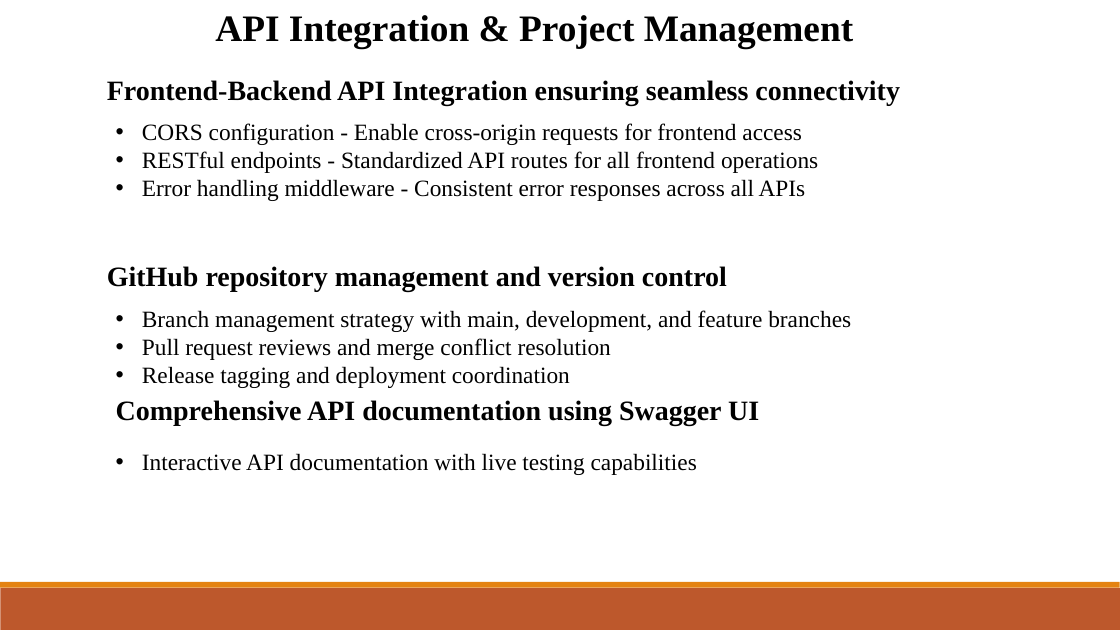
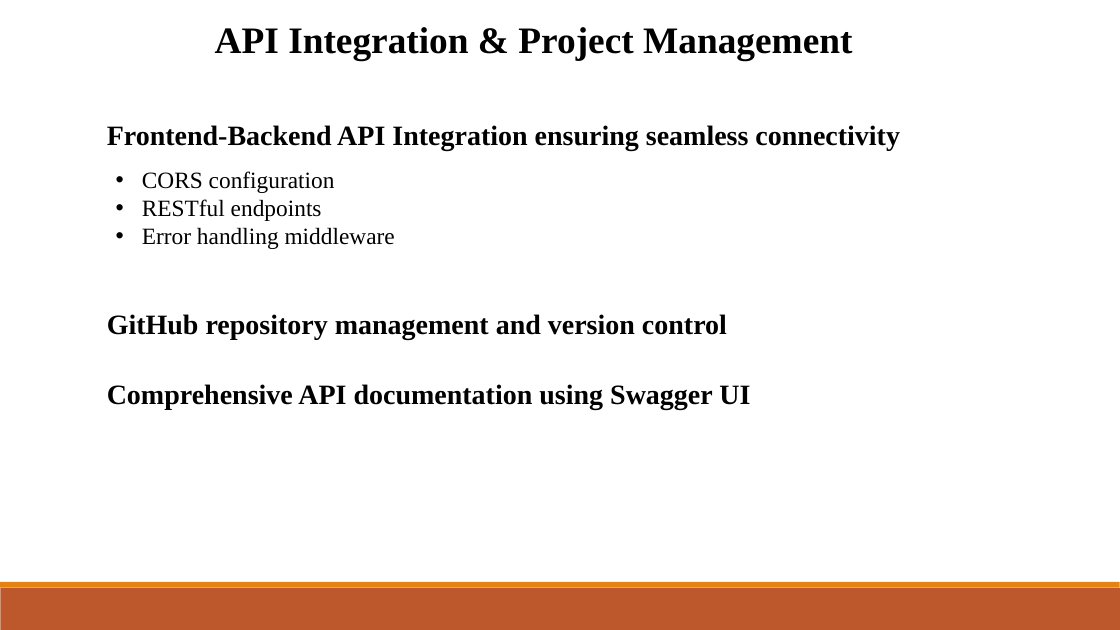
Before and after one commit to mimanchiou/seven, a slide deck: slide 7 of Final_ppt.pptx. Drawn at 1120x630 pixels with LibreOffice and Linux fonts; fonts in the diff are those of the drawing. Boxes give left, top, right and bottom in pixels: in the first picture for what was removed or moved away, otherwise in the second. Text is boxed around its words. In the diff, an @@ line names an element or a change of style, - is before the commit and + after.

```diff
--- a/Final_ppt.pptx
+++ b/Final_ppt.pptx
@@ text "API Integration & Project Management": place and size @@
-text "API Integration & Project Management" at [215,15,853,48]
+text "API Integration & Project Management" at [215,27,852,61]
@@ text "Frontend-Backend API Integration ensuring seamless ...": place and size @@
-text "Frontend-Backend API Integration ensuring seamless ..." at [107,80,900,105]
+text "Frontend-Backend API Integration ensuring seamless ..." at [107,125,900,150]
@@ text at [142,171,395,249]: text changed @@
-• CORS configuration - Enable cross-origin requests for frontend access
-• RESTful endpoints - Standardized API routes for all frontend operations
-• Error handling middleware - Consistent error responses across all APIs
+• CORS configuration
+• RESTful endpoints
+• Error handling middleware
@@ text "GitHub repository management and version ...": place and size @@
-text "GitHub repository management and version ..." at [107,266,727,292]
+text "GitHub repository management and version ..." at [107,314,727,340]
@@ text removed at [142,310,851,388] @@
-• Branch management strategy with main, development, and feature branches
-• Pull request reviews and merge conflict resolution
-• Release tagging and deployment coordination
@@ text "Comprehensive API documentation using Swagger ...": place and size @@
-text "Comprehensive API documentation using Swagger ..." at [116,400,759,425]
+text "Comprehensive API documentation using Swagger ..." at [107,384,750,409]
@@ text removed at [142,453,697,475] @@
-• Interactive API documentation with live testing capabilities
```
Also in this commit, not shown: 4 other slides changed, 4 slides added, 1 slide removed.
